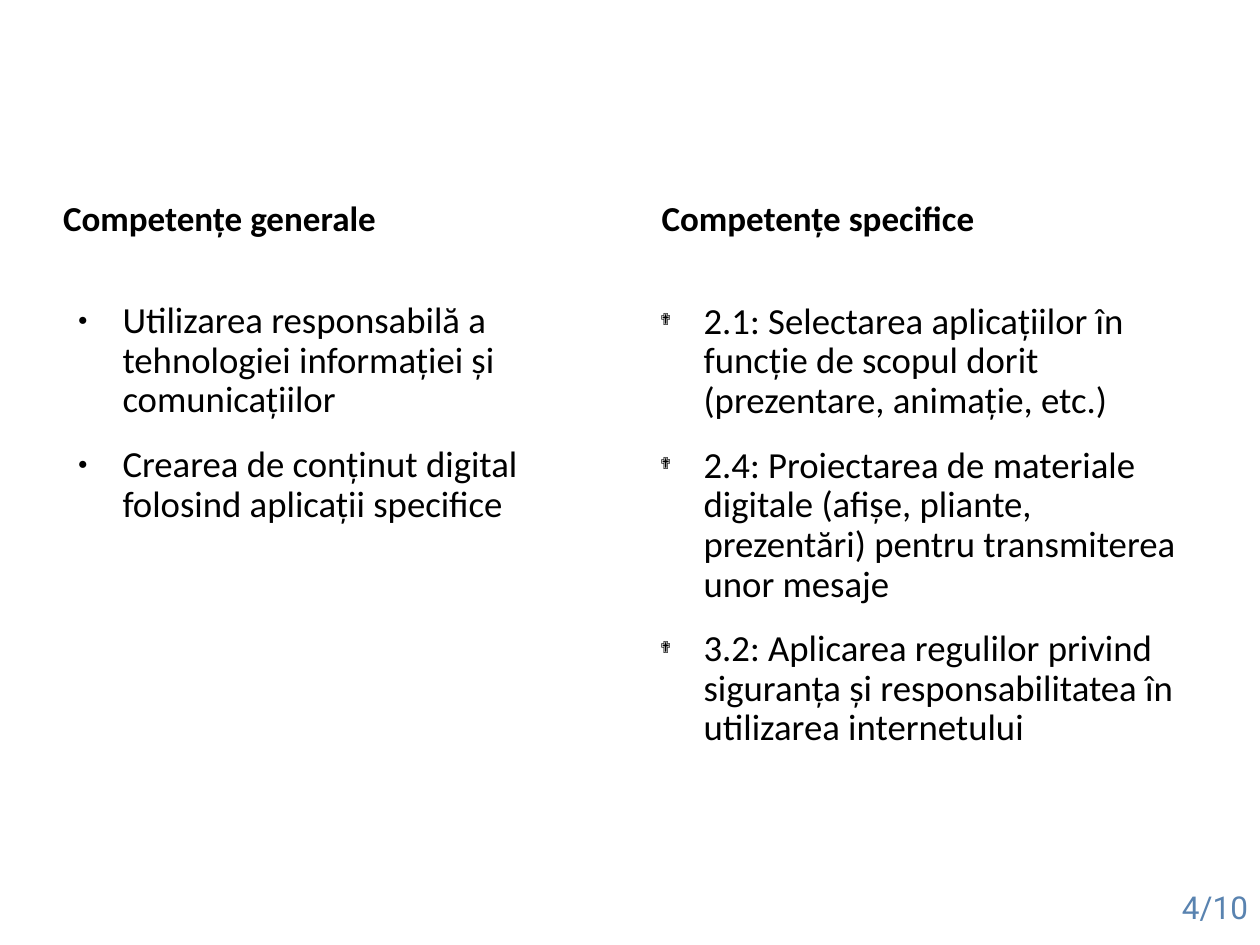
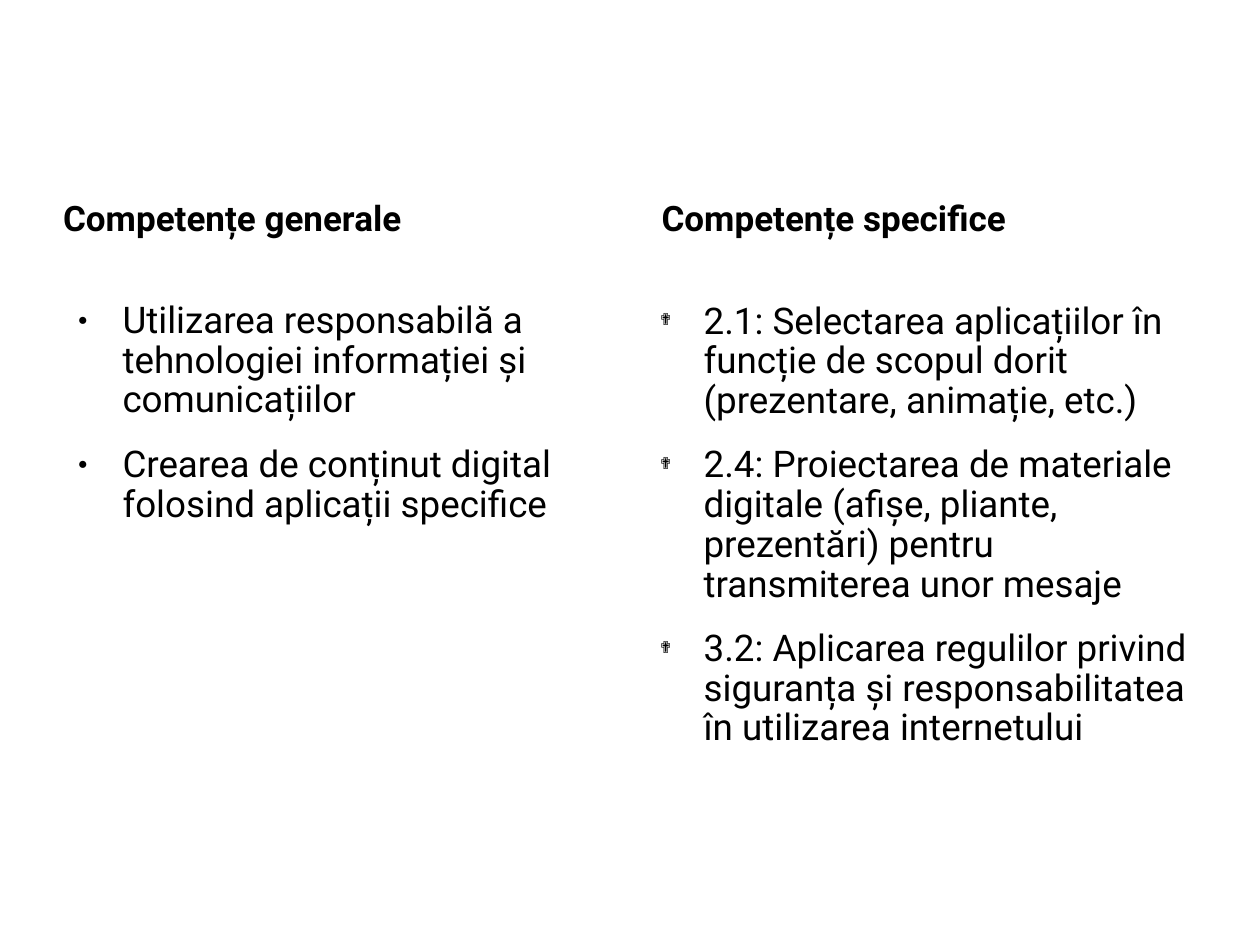
Before and after one commit to TheRealOne78/UNITBV-IESC-courses, a slide deck: slide 4 of 2nd_year/2nd_Semester/DPPD/Tema2.odp. Drawn at 1260x945 pixels with LibreOffice and Linux fonts; fonts in the diff are those of the drawing. Boxes give left, top, right and bottom in pixels: in the first picture for what was removed or moved away, otherwise in the second. Text is boxed around its words. In the diff, an @@ line names an element or a change of style, - is before the commit and + after.

```diff
--- a/2nd_year/2nd_Semester/DPPD/Tema2.odp
+++ b/2nd_year/2nd_Semester/DPPD/Tema2.odp
@@ font Calibri to Roboto in 4 elements at (x1=704, y1=306, x2=1187, y2=741), (x1=123, y1=305, x2=551, y2=526), (x1=662, y1=204, x2=1006, y2=240), (x1=63, y1=204, x2=402, y2=240) @@
@@ page number removed at (x1=1182, y1=896, x2=1248, y2=921) @@
-4/10
```
Also in this commit, not shown: 9 other slides changed, 5 other files.
